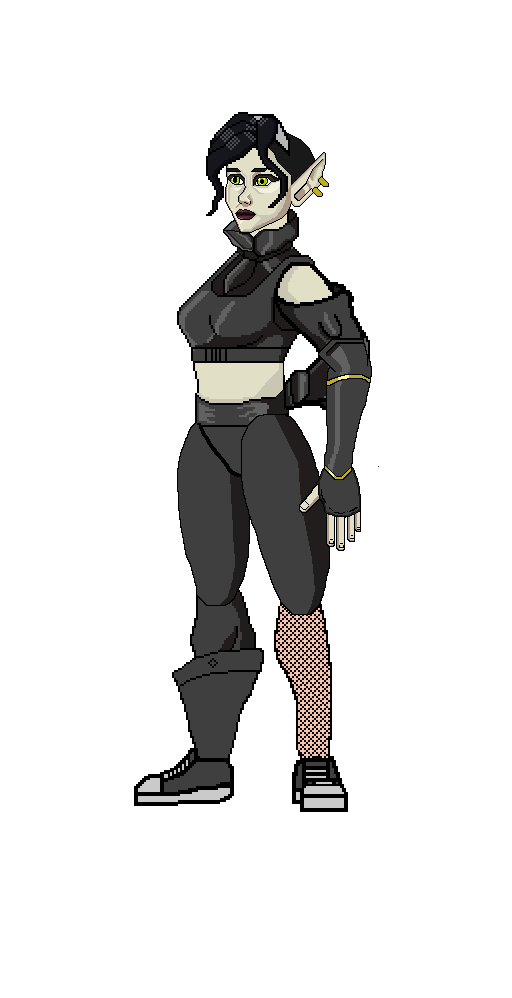
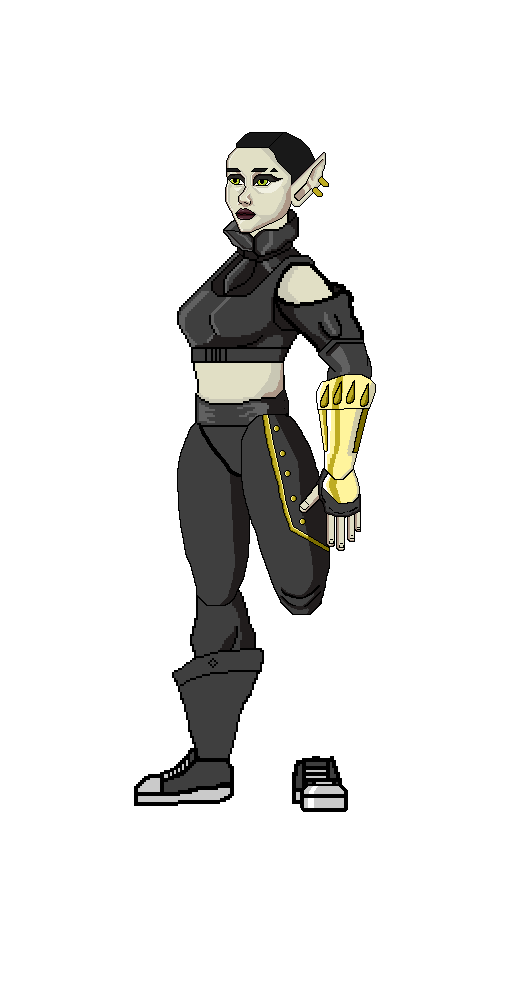
Layered file, before and after one edit (512 × 998). Changes by layer:
removed layer "Pintar camada 3" over [256, 114, 290, 208]
removed layer "Pintar camada 2" over [206, 112, 290, 216]
removed layer "Pintar camada 4" over [206, 112, 290, 192]
painted on "Copiar de Cabeça" over [191, 128, 379, 512]
painted on "Copiar de Braço" over [262, 332, 379, 512]
painted on "Antebraço esquerdo" over [262, 332, 379, 512]
painted on "mao esquerda" over [268, 448, 379, 640]
hid "Pintar camada 5", painted on it over [262, 332, 379, 512]
moved "Pintar camada 13" above "Copiar de Coxa Esquerda", painted on it over [268, 448, 379, 812]
painted on "Copiar de Coxa Esquerda" over [262, 384, 379, 640]
painted on "de calça" over [191, 112, 379, 812]
painted on "Pintar camada 12" over [268, 448, 379, 812]
hid "Pintar camada 8" over [274, 576, 348, 812]
painted on "Copiar de Coxa direita" over [191, 112, 379, 812]
